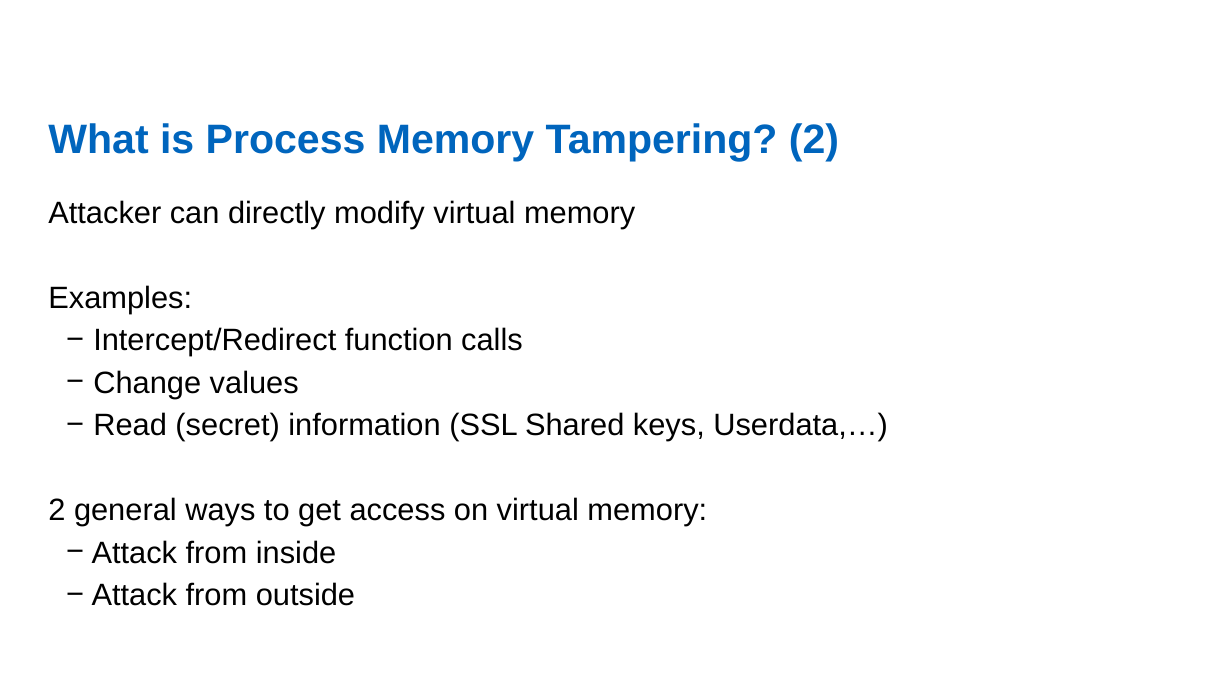
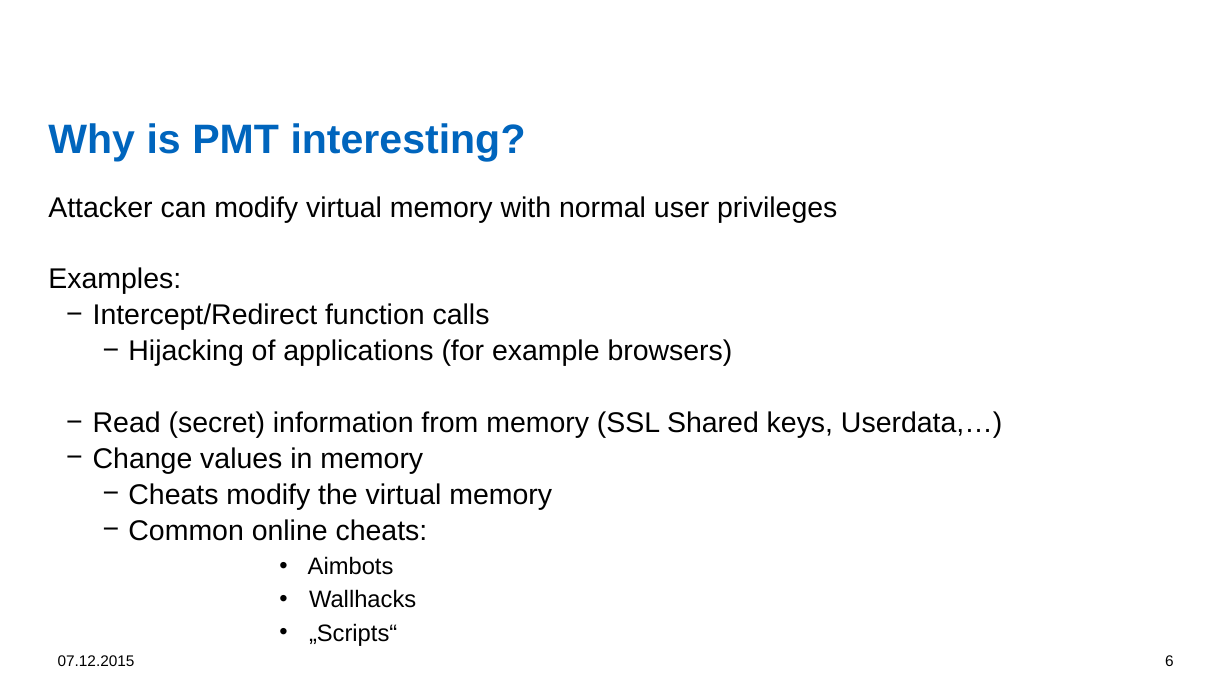
Before and after one commit to dennisfischer/bachelors-thesis, a slide deck: slide 6 of Presentations/Overview of illegal memory modifications - Attacks and Defenses.pptx (slide 4 before the commit). Drawn at 1232x693 pixels with LibreOffice and Linux fonts; fonts in the diff are those of the drawing; background and template pictures are left out. Boxes give left, top, right and bottom in pixels: in the first picture for what was removed or moved away, otherwise in the second. Text is boxed around its words. In the diff, an @@ line names an element or a change of style, - is before the commit and + after.

```diff
--- a/Presentations/Overview of illegal memory modifications - Attacks and Defenses.pptx
+++ b/Presentations/Overview of illegal memory modifications - Attacks and Defenses.pptx
@@ title at (48,123,526,161): text changed @@
-What is Process Memory Tampering? (2)
+Why is PMT interesting?
@@ text at (48,196,837,222): text changed; size 24 to 22.2 pt @@
-Attacker can directly modify virtual memory
+Attacker can modify virtual memory with normal user privileges
@@ text at (48,267,490,330): size 24 to 22.2 pt in "Examples:", "Intercept/Redirect function calls"; line spacing 1.15 to 1.05 @@
@@ text at (93,339,1002,646): text changed; size 24 to 22.2 pt @@
-    − Change values
-    − Read (secret) information (SSL Shared keys, Userdata,…)
-2 general ways to get access on virtual memory:
-    − Attack from inside
-    − Attack from outside
+        − Hijacking of applications (for example browsers)
+    − Read (secret) information from memory (SSL Shared keys, Userdata,…)
+    − Change values in memory
+        − Cheats modify the virtual memory
+        − Common online cheats:
+          • Aimbots
+          • Wallhacks
+          • „Scripts“
@@ text added at (58,655,135,666), 12 pt, text #000000 @@
+07.12.2015
@@ page number added at (1165,655,1174,666), 12 pt, text #000000 @@
+6
```
Also in this commit, not shown: 10 other slides changed, 7 slides added, 8 slides removed, 15 other files.
